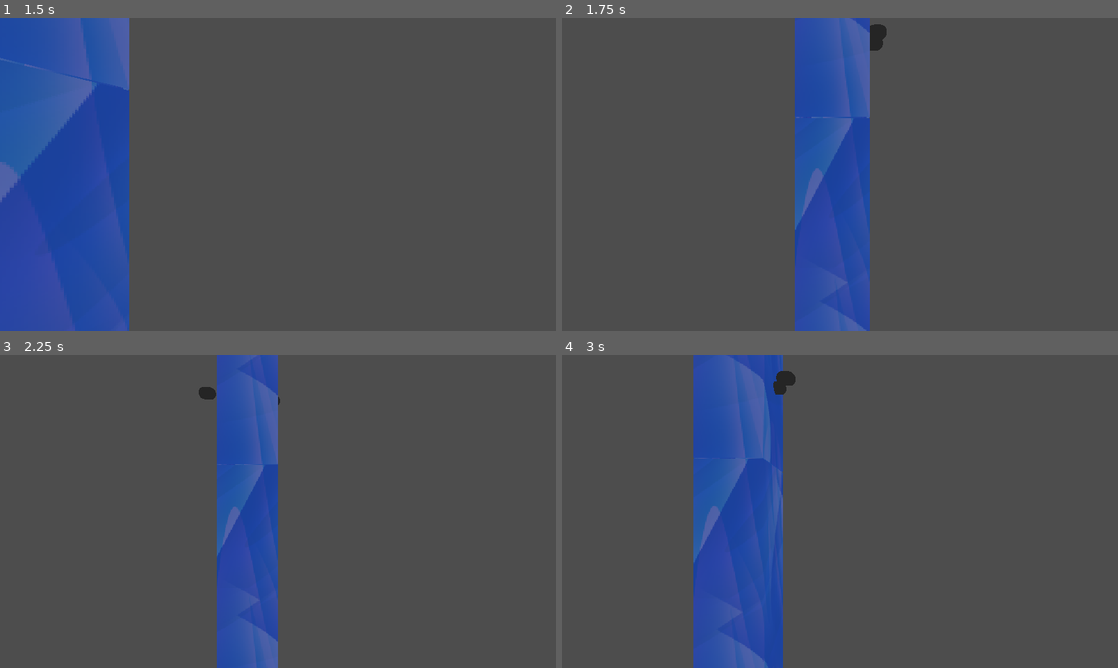
Above: before the commit, frames 1-4 (two rows, left to right).
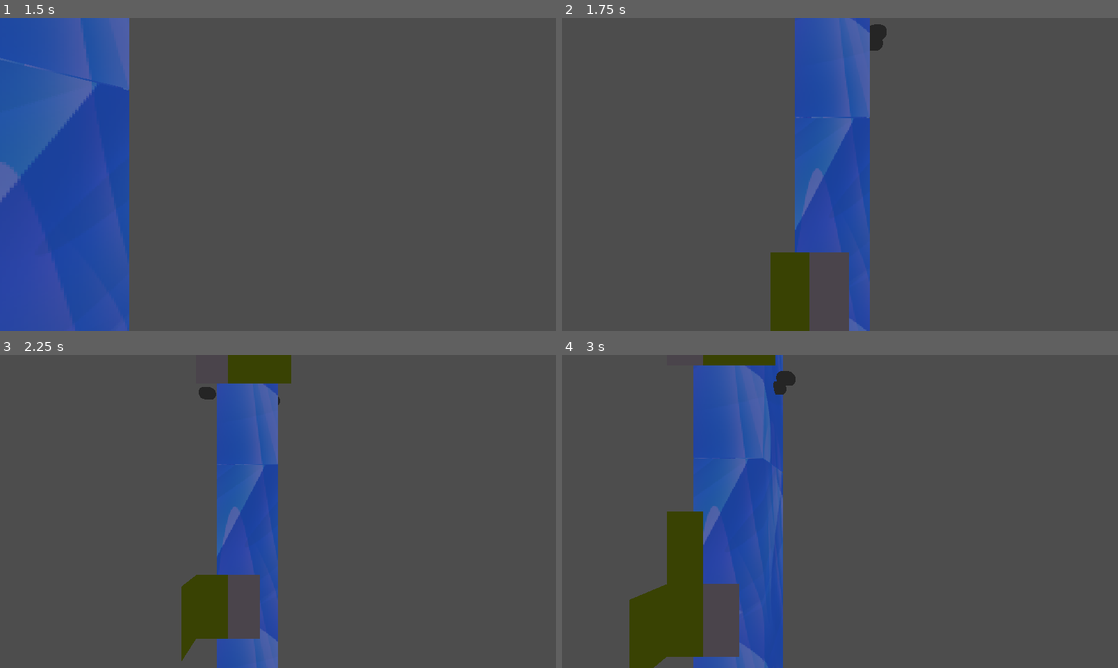
Above: after the commit, the same moments.

Repository: ktosox/GWJ77-Metamorphosis
Game: Godot game, scene res://experimental/tunnel_falling.tscn
Two runs of this game, one before a commit and one after it. Both use one fixed random seed, a clock stepped at 60 frames per second and the inputs below. This scene is started directly instead of the project's main scene.
Inputs (mouse positions are in pixels of both pictures, inside the frame that each line leads up to):
- Up to frame 1 (1.5 s): tap Enter (ui_accept) at 0.5, 0.77, 1.25 s; move the mouse to (400, 158) at 0.52 s; hold D (Move_Right) 0.53-1.28 s; hold Right mouse button (RMB) 0.53-1.28 s; click (400, 158) at 0.67 s; move the mouse to (166, 190) at 1.27 s; hold S (Move_Down) from 1.28 s (still down); click (166, 190) at 1.35 s
- Up to frame 2 (1.75 s): keep holding S (Move_Down); tap Enter (ui_accept) at 1.52 s; right-click (728, 190) at 1.55 s
- Up to frame 3 (2.25 s): move the mouse to (333, 442) at 2.02 s; release S (Move_Down) at 2.03 s; hold D (Move_Right) from 2.03 s (still down); hold Right mouse button (RMB) from 2.03 s (still down)
- Up to frame 4 (3 s): move the mouse to (812, 574) at 2.77 s; release D (Move_Right) at 2.78 s; release Right mouse button (RMB) at 2.78 s; hold W (Move_Up) from 2.78 s (still down); right-click (812, 574) at 2.85 s; click (812, 574) at 2.92 s

Frame 1 is identical in both runs. In frame 2, 3.5% of the frame differs, in the area x 37-52%, y 74-100%; in frame 3, 4.2%; in frame 4, 6.6%, in the area x 12-39%, y 0-100%.

Commit message:
it works! the test implementation works!

Diff:
--- a/Game/level/segments/grid_map_segment.gd
+++ b/Game/level/segments/grid_map_segment.gd
@@ -49,7 +49,7 @@
 	7 : [Vector3i(-1,0,-2),Vector3i(0,0,-2),Vector3i(1,0,-2),Vector3i(2,0,-2)],
 	}
 
-func find_linked_location(location : Vector3i) -> Array:
+func find_linked_locations(location : Vector3i) -> Array:
 	var neigbours = []
 	var base_layer = []
 	if location.x == -2:
@@ -113,15 +113,10 @@
 		set_cell_item(cell,-1)
 
 
-	create_empty_tiles(-4,4)
-
-
-
-	observe_next_tile()
-	var random_tile = entropy_tier_list[3][19]
-	print(random_tile.location," : ",random_tile.neighbours)
-	#the_wave_of_tiles[Vector3i(0,0,0)] = Tile.new()
-	#propagate_collapse(0,[Vector3i(0,0,0)])
+	create_empty_tiles(-2,3)
+
+	#print(the_wave_of_tiles[Vector3i(-1,1,-2)].neighbours)
+
 	#var iteration = 0
 	#for section in all_valid_sections:
 		#
@@ -136,7 +131,17 @@
 		#set_cell_item(Vector3i(z,0,0),0,z)
 	#pass
 
+func _input(event: InputEvent) -> void:
+	if event.is_action_pressed("RMB"):
+		observe_next_tile()
+	pass
+
 func observe_next_tile():
+	for n in [1,2,3]:
+		if entropy_tier_list[n].size() != 0:
+			collapse_tile_at_loc(entropy_tier_list[n][0].location)
+			return
+	print("nothing left to collapse")
 	pass
 
 func create_empty_tiles(from : int, to : int) -> void: # creates an Array of Vector3i represeting locations on GridMap between "from" and "to" (inclusive)
@@ -157,14 +162,20 @@
 		current_floor += 1
 	for tile in created_tiles as Array[Tile]:
 		# populate the Tiles.neighbours array using find_linked_location
-		var linked_location = find_linked_location(tile.location) as Array[Vector3i]
+		var linked_location = find_linked_locations(tile.location) as Array[Vector3i]
 
 		tile.neighbours = linked_location
 
 		# remeber to add 2 excpetions - the first and last row, so Y == from and Y == to
 		if tile.location.y == from:
+			for loc in tile.neighbours.duplicate():
+				if loc.y == from-1:
+					tile.neighbours.erase(loc)
 			pass
 		if tile.location.y == to:
+			for loc in tile.neighbours.duplicate():
+				if loc.y == to+1:
+					tile.neighbours.erase(loc)
 			pass
 		entropy_tier_list[tile.valid_states.size()].push_back(tile)
 
